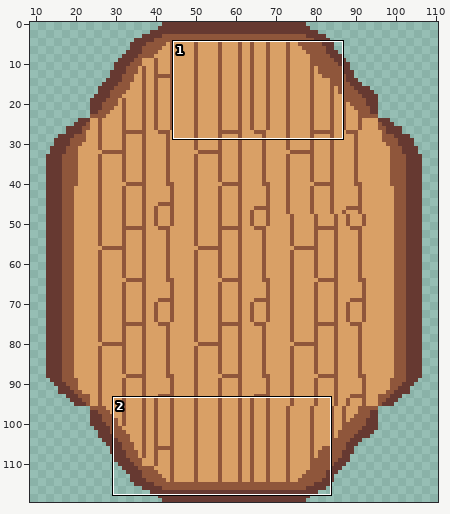
Two states of a pixel-art file, Assets/Sprites/boat.aseprite. Above, an overview of the earlier version with the close-up marked.
Close-up. Earlier state:
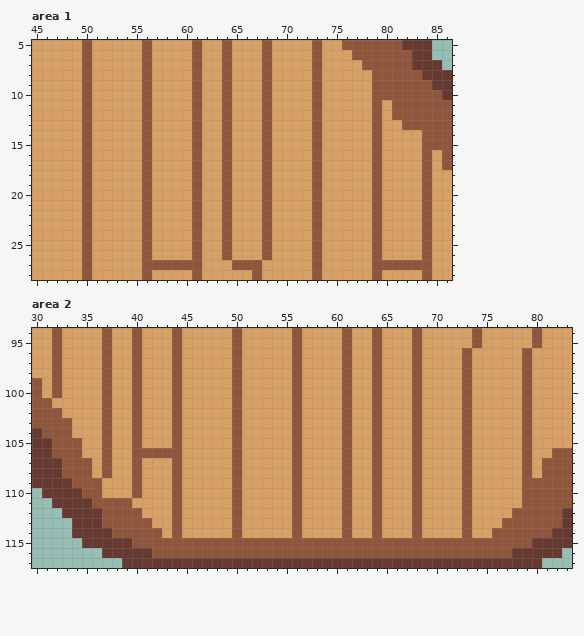
120x120 pixels, 1 frame. Shown: area 1: x 45..86, y 5..28; area 2: x 30..83, y 94..117. The wide view leaves out empty margins.
After the commit:
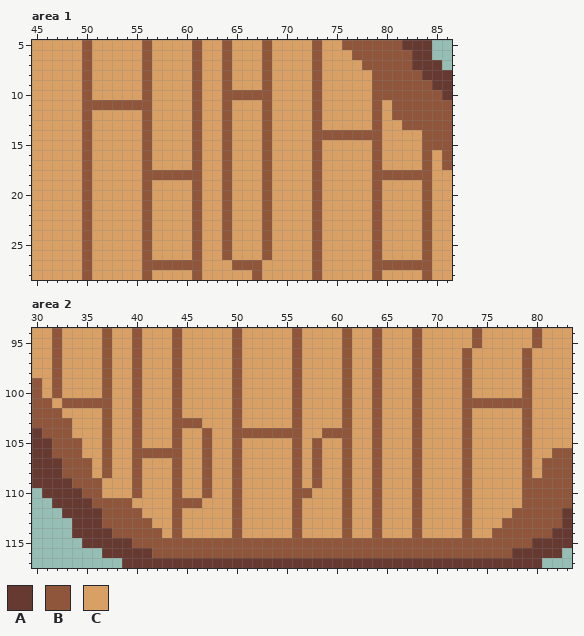
Palette (. is transparent): A #663931  B #8f563b  C #d9a066
From old to new:
--- area 1
@@ x 45..86 @@
  9 CCCCCBCCCCCBCCCCBCCBCCCBCCCCBCCCCCBBBBBBAA
-10 CCCCCBCCCCCBCCCCBCCBCCCBCCCCBCCCCCBBBBBBBA
-11 CCCCCBCCCCCBCCCCBCCBCCCBCCCCBCCCCCBCBBBBBB
+10 CCCCCBCCCCCBCCCCBCCBBBBBCCCCBCCCCCBBBBBBBA
+11 CCCCCBBBBBBBCCCCBCCBCCCBCCCCBCCCCCBCBBBBBB
 12 CCCCCBCCCCCBCCCCBCCBCCCBCCCCBCCCCCBCBBBBBB
 13 CCCCCBCCCCCBCCCCBCCBCCCBCCCCBCCCCCBCCBBBBB
-14 CCCCCBCCCCCBCCCCBCCBCCCBCCCCBCCCCCBCCCCBBB
+14 CCCCCBCCCCCBCCCCBCCBCCCBCCCCBBBBBBBCCCCBBB
 15 CCCCCBCCCCCBCCCCBCCBCCCBCCCCBCCCCCBCCCCBBB
@@ x 45..86 @@
 17 CCCCCBCCCCCBCCCCBCCBCCCBCCCCBCCCCCBCCCCBCB
-18 CCCCCBCCCCCBCCCCBCCBCCCBCCCCBCCCCCBCCCCBCC
+18 CCCCCBCCCCCBBBBBBCCBCCCBCCCCBCCCCCBBBBBBCC
 19 CCCCCBCCCCCBCCCCBCCBCCCBCCCCBCCCCCBCCCCBCC
--- area 2
@@ x 30..83 @@
 100 BCBCCCCBCCBCCCBCCCCCBCCCCCBCCCCBCCBCCCBCCCCBCCCCCBCCCC
-101 BBCCCCCBCCBCCCBCCCCCBCCCCCBCCCCBCCBCCCBCCCCBCCCCCBCCCC
+101 BBCBBBBBCCBCCCBCCCCCBCCCCCBCCCCBCCBCCCBCCCCBBBBBBBCCCC
 102 BBBCCCCBCCBCCCBCCCCCBCCCCCBCCCCBCCBCCCBCCCCBCCCCCBCCCC
-103 BBBBCCCBCCBCCCBCCCCCBCCCCCBCCCCBCCBCCCBCCCCBCCCCCBCCCC
-104 ABBBCCCBCCBCCCBCCCCCBCCCCCBCCCCBCCBCCCBCCCCBCCCCCBCCCC
-105 AABBBCCBCCBCCCBCCCCCBCCCCCBCCCCBCCBCCCBCCCCBCCCCCBCCCC
-106 AABBBCCBCCBBBBBCCCCCBCCCCCBCCCCBCCBCCCBCCCCBCCCCCBCCBB
-107 AAABBBCBCCBCCCBCCCCCBCCCCCBCCCCBCCBCCCBCCCCBCCCCCBCBBB
-108 AAABBBCBCCBCCCBCCCCCBCCCCCBCCCCBCCBCCCBCCCCBCCCCCBCBBB
-109 AAAABBBCCCBCCCBCCCCCBCCCCCBCCCCBCCBCCCBCCCCBCCCCCBBBBB
-110 .AAAABBCCCBCCCBCCCCCBCCCCCBCCCCBCCBCCCBCCCCBCCCCCBBBBB
-111 ..AAAABBBBCCCCBCCCCCBCCCCCBCCCCBCCBCCCBCCCCBCCCCCBBBBB
+103 BBBBCCCBCCBCCCBBBCCCBCCCCCBCCCCBCCBCCCBCCCCBCCCCCBCCCC
+104 ABBBCCCBCCBCCCBCCBCCBBBBBBBCCBBBCCBCCCBCCCCBCCCCCBCCCC
+105 AABBBCCBCCBCCCBCCBCCBCCCCCBCBCCBCCBCCCBCCCCBCCCCCBCCCC
+106 AABBBCCBCCBBBBBCCBCCBCCCCCBCBCCBCCBCCCBCCCCBCCCCCBCCBB
+107 AAABBBCBCCBCCCBCCBCCBCCCCCBCBCCBCCBCCCBCCCCBCCCCCBCBBB
+108 AAABBBCBCCBCCCBCCBCCBCCCCCBCBCCBCCBCCCBCCCCBCCCCCBCBBB
+109 AAAABBBCCCBCCCBCCBCCBCCCCCBCBCCBCCBCCCBCCCCBCCCCCBBBBB
+110 .AAAABBCCCBCCCBCCBCCBCCCCCBBCCCBCCBCCCBCCCCBCCCCCBBBBB
+111 ..AAAABBBBCCCCBBBCCCBCCCCCBCCCCBCCBCCCBCCCCBCCCCCBBBBB
 112 ...AAAABBBBCCCBCCCCCBCCCCCBCCCCBCCBCCCBCCCCBCCCCBBBBBA
